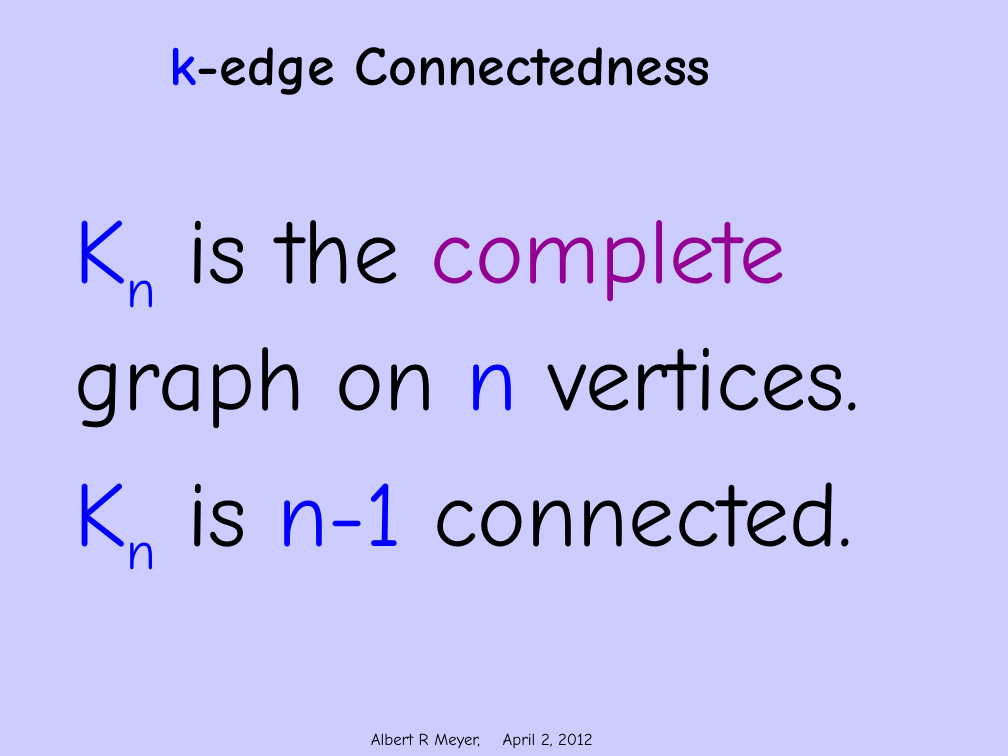
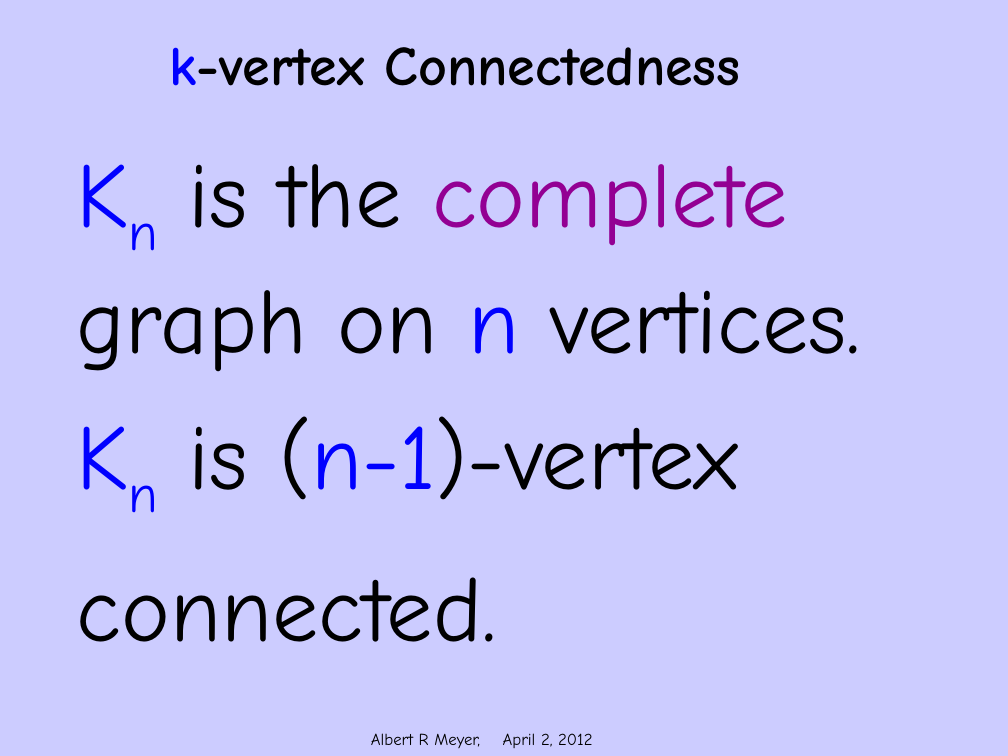
Before and after one commit to armeyer/mcs_web, a slide deck: slide 15 of spring12/slidesS12/simple-k-connect.pptx (slide 14 before the commit). Drawn at 1008x756 pixels with LibreOffice and Linux fonts; fonts in the diff are those of the drawing; background and template pictures are left out. Boxes give left, top, right and bottom in pixels: in the first picture for what was removed or moved away, otherwise in the second. Text is boxed around its words. In the diff, an @@ line names an element or a change of style, - is before the commit and + after.

```diff
--- a/spring12/slidesS12/simple-k-connect.pptx
+++ b/spring12/slidesS12/simple-k-connect.pptx
@@ title at (x1=170, y1=47, x2=740, y2=86): text changed @@
-k-edge Connectedness
+k-vertex Connectedness
@@ text "Kn is the complete" moved from (x1=75, y1=220, x2=860, y2=547) to (x1=77, y1=164, x2=861, y2=642) @@
@@ text at (x1=77, y1=416, x2=738, y2=642): text changed @@
-Kn is n-1 connected.
+Kn is (n-1)-vertex
+connected.
```
Also in this commit, not shown: 2 other slides changed, 3 slides added, 3 other files.
